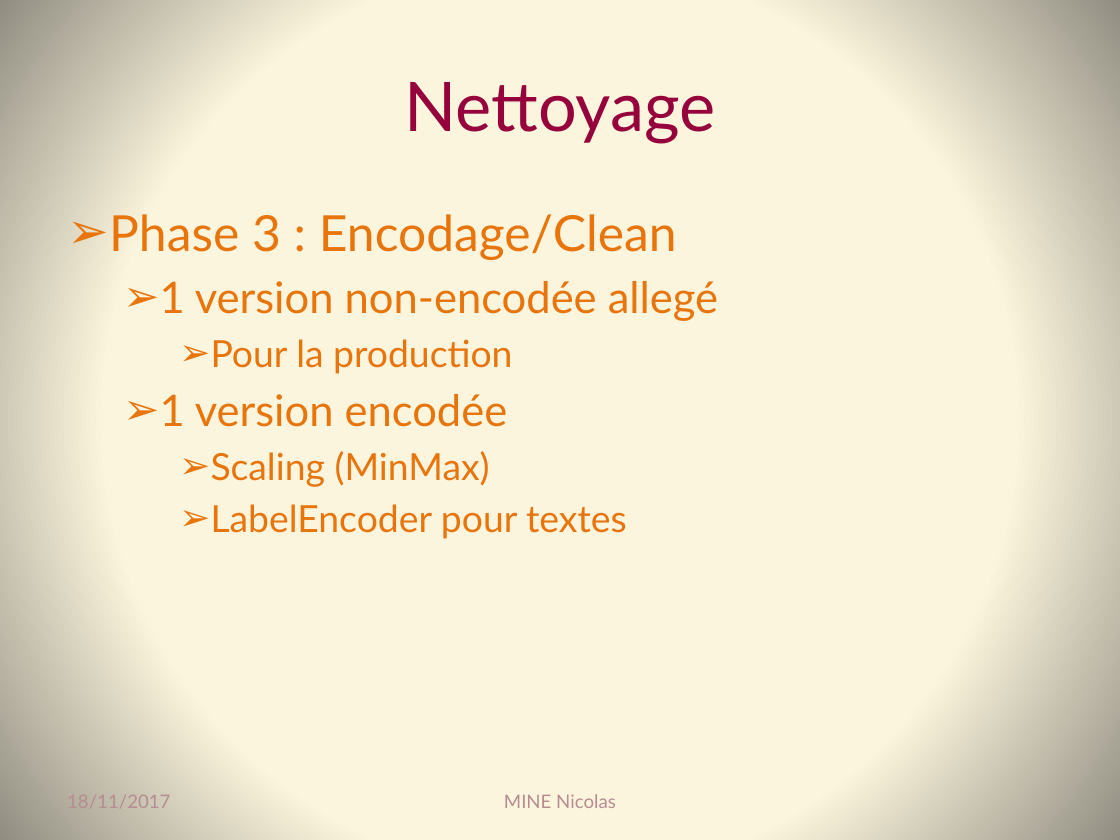
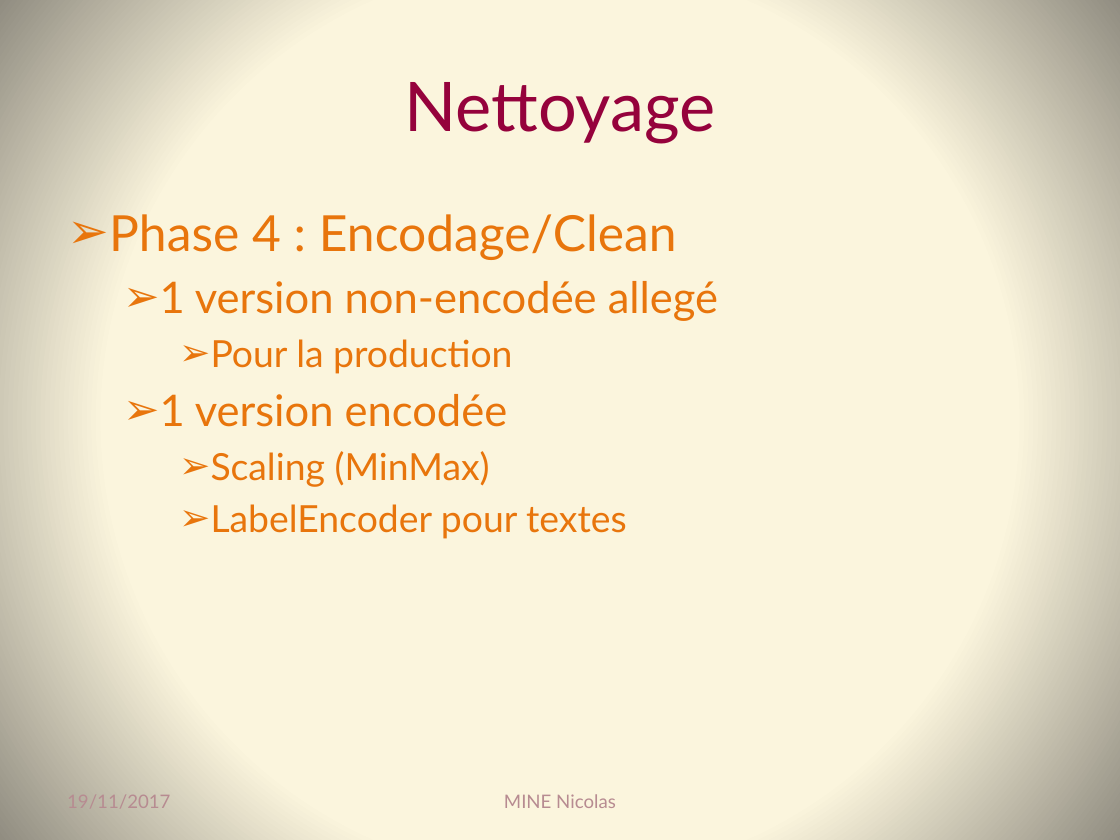
Before and after one commit to Coni63/OC_DS, a slide deck: slide 7 of Projet 3 - recomm. de films/Presentation-projet_3.pptx. Drawn at 1120x840 pixels with LibreOffice and Linux fonts; fonts in the diff are those of the drawing. Boxes give left, top, right and bottom in pixels: in the first picture for what was removed or moved away, otherwise in the second. Text is boxed around its words. In the diff, an @@ line names an element or a change of style, - is before the commit and + after.

```diff
--- a/Projet 3 - recomm. de films/Presentation-projet_3.pptx
+++ b/Projet 3 - recomm. de films/Presentation-projet_3.pptx
@@ text at (x1=109, y1=214, x2=677, y2=260): text changed @@
-➢ Phase 3 : Encodage/Clean
+➢ Phase 4 : Encodage/Clean
@@ text at (x1=67, y1=795, x2=170, y2=808): text changed @@
-18/11/2017
+19/11/2017
```
Also in this commit, not shown: 5 other slides changed, 5 other files.
